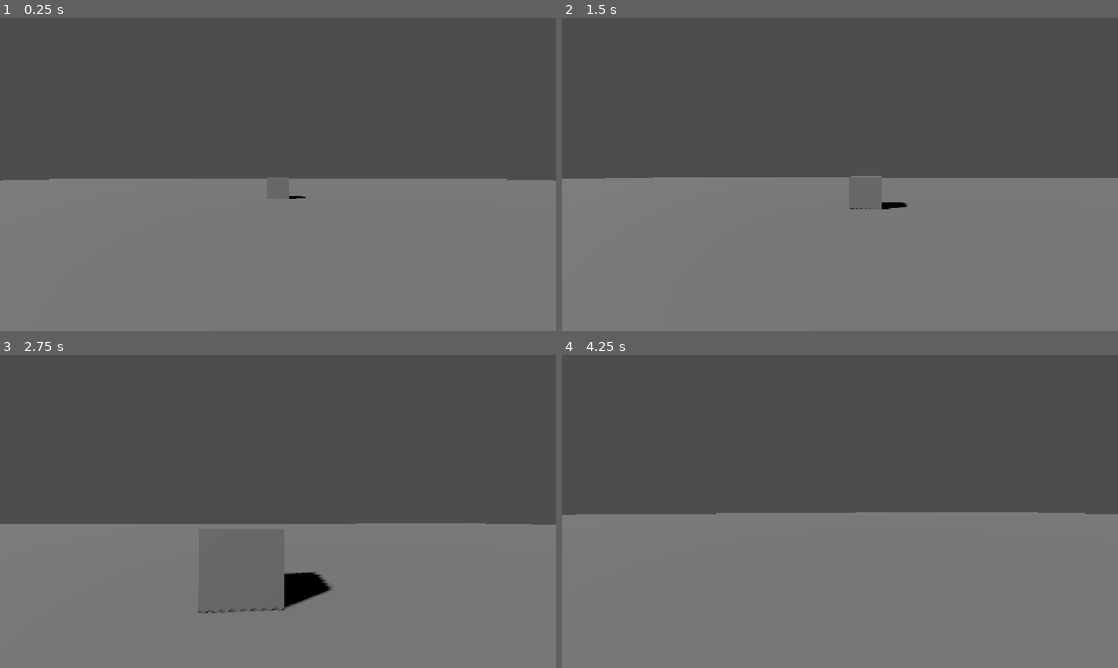
Above: before the commit, frames 1-4 (two rows, left to right).
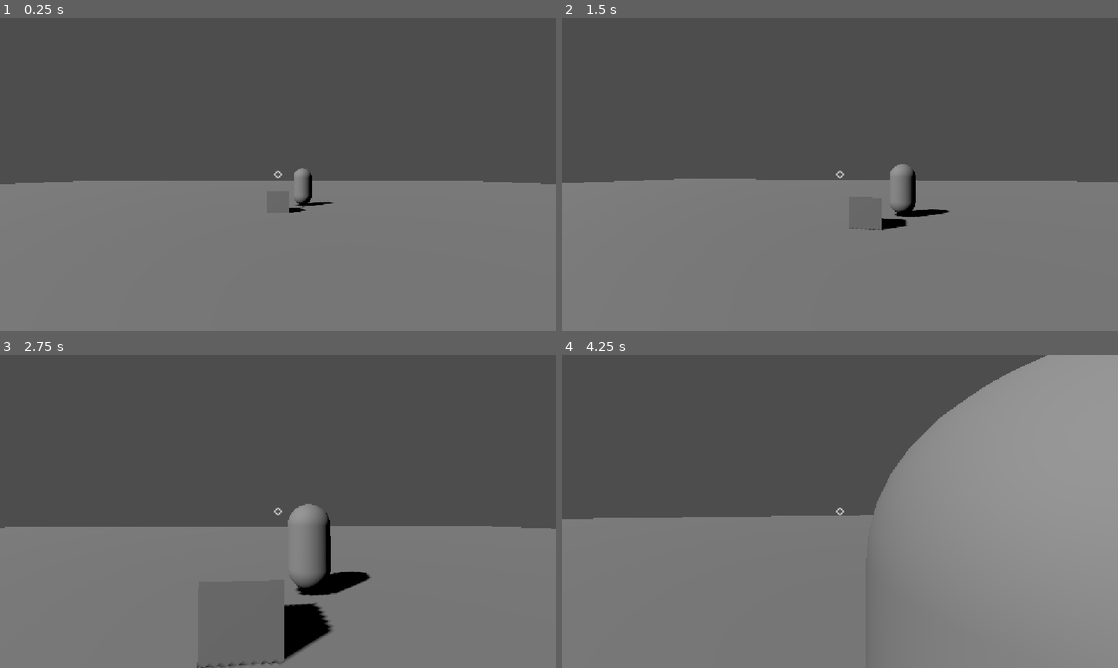
Above: after the commit, the same moments.

Repository: cjratcliff/hellebore
Game: Godot game, scene res://levels/main.tscn
Two runs of this game, one before a commit and one after it. Both use one fixed random seed, a clock stepped at 60 frames per second and the inputs below.
Inputs (mouse positions are in pixels of both pictures, inside the frame that each line leads up to):
- Up to frame 1 (0.25 s): no input
- Up to frame 2 (1.5 s): tap Enter at 0.5 s; move the mouse to (867, 174) at 0.52 s; press the mouse at (867, 174) at 0.53 s; hold W (move_forward) from 0.53 s (still down); move the mouse to (812, 174) at 1.27 s; release the mouse at (812, 174) at 1.28 s; click (812, 174) at 1.35 s
- Up to frame 3 (2.75 s): keep holding W (move_forward); move the mouse to (289, 505) at 2.02 s; press the mouse at (289, 505) at 2.03 s
- Up to frame 4 (4.25 s): keep holding W (move_forward); move the mouse to (834, 517) at 2.77 s; release the mouse at (834, 517) at 2.78 s; click (834, 517) at 2.85 s; move the mouse to (878, 514) at 3.52 s; press the mouse at (878, 514) at 3.53 s

The runs differ from the first frame. In frame 1, 1.1% of the frame differs, in the area x 0-100%, y 48-63%; in frame 2, 1.6%; in frame 3, 3.7%; in frame 4, 19%, in the area x 0-100%, y 0-69%.

Commit message:
shoot

Diff:
--- /dev/null
+++ b/hellebore/actors/mobs/mob.gd
@@ -0,0 +1,7 @@
+extends CharacterBody3D
+
+func take_damage(amount: float):
+	die()
+
+func die():
+	queue_free()
--- /dev/null
+++ b/hellebore/actors/mobs/mob.tscn
@@ -0,0 +1,18 @@
+[gd_scene format=3 uid="uid://bdwub74y0vit1"]
+
+[ext_resource type="Script" uid="uid://bj8kxut0qmfxy" path="res://actors/mobs/mob.gd" id="1_10m25"]
+
+[sub_resource type="CapsuleShape3D" id="CapsuleShape3D_rybk0"]
+
+[sub_resource type="CapsuleMesh" id="CapsuleMesh_rybk0"]
+
+[node name="Mob" type="CharacterBody3D" unique_id=1102018426]
+script = ExtResource("1_10m25")
+
+[node name="CollisionShape3D" type="CollisionShape3D" parent="." unique_id=658500102]
+transform = Transform3D(1, 0, 0, 0, 1, 0, 0, 0, 1, 0, 1.0165948, 0)
+shape = SubResource("CapsuleShape3D_rybk0")
+
+[node name="MeshInstance3D" type="MeshInstance3D" parent="." unique_id=1869741568]
+transform = Transform3D(1, 0, 0, 0, 1, 0, 0, 0, 1, 0, 1.0526714, 0)
+mesh = SubResource("CapsuleMesh_rybk0")
--- a/hellebore/actors/player/player.gd
+++ b/hellebore/actors/player/player.gd
@@ -36,3 +36,25 @@
 			Input.mouse_mode = Input.MOUSE_MODE_VISIBLE
 		else:
 			Input.mouse_mode = Input.MOUSE_MODE_CAPTURED
+
+	if event.is_action_pressed("fire"):
+		fire()
+
+func fire():
+	var space_state: PhysicsDirectSpaceState3D = get_world_3d().direct_space_state
+
+	# Cast from the center of the camera screen
+	var viewport_center := get_viewport().get_visible_rect().size / 2
+	var origin = camera.project_ray_origin(viewport_center)
+	var end = origin + camera.project_ray_normal(viewport_center) * 1000
+
+	var query = PhysicsRayQueryParameters3D.create(origin, end)
+	var result = space_state.intersect_ray(query)
+
+	if result:
+		var hit_object = result.collider
+		print("Hit: ", hit_object.name)
+
+		# Example: Deal damage if the target has a take_damage method
+		if hit_object.has_method("take_damage"):
+			hit_object.take_damage(1)
--- a/hellebore/actors/player/player.tscn
+++ b/hellebore/actors/player/player.tscn
@@ -6,4 +6,4 @@
 script = ExtResource("1_nvxhs")
 
 [node name="Camera3D" type="Camera3D" parent="." unique_id=1987355446]
-transform = Transform3D(1, 0, 0, 0, 1, 0, 0, 0, 1, 0, 1.0926452, 0)
+transform = Transform3D(1, 0, 0, 0, 1, 0, 0, 0, 1, 0, 1.711199, 0)
--- a/hellebore/levels/main.tscn
+++ b/hellebore/levels/main.tscn
@@ -1,6 +1,8 @@
 [gd_scene format=3 uid="uid://qqlvl0rd6yr2"]
 
 [ext_resource type="PackedScene" uid="uid://d4adphfqgeb4w" path="res://actors/player/player.tscn" id="1_2262g"]
+[ext_resource type="PackedScene" uid="uid://bivg44rdf550e" path="res://ui/hud.tscn" id="1_l8qe7"]
+[ext_resource type="PackedScene" uid="uid://bdwub74y0vit1" path="res://actors/mobs/mob.tscn" id="2_wdj6m"]
 
 [sub_resource type="BoxMesh" id="BoxMesh_rybk0"]
 
@@ -8,6 +10,8 @@
 size = Vector2(100, 100)
 
 [node name="Node3D" type="Node3D" unique_id=2018712568]
+
+[node name="Hud" parent="." unique_id=1331191350 instance=ExtResource("1_l8qe7")]
 
 [node name="Player" parent="." unique_id=1873314653 instance=ExtResource("1_2262g")]
 
@@ -21,3 +25,6 @@
 
 [node name="Floor" type="MeshInstance3D" parent="." unique_id=465893429]
 mesh = SubResource("PlaneMesh_rybk0")
+
+[node name="Mob" parent="." unique_id=1102018426 instance=ExtResource("2_wdj6m")]
+transform = Transform3D(1, 0, 0, 0, 1, 0, 0, 0, 1, 1.3659232, 0, -11.309397)
--- a/hellebore/project.godot
+++ b/hellebore/project.godot
@@ -47,6 +47,11 @@
 "events": [Object(InputEventKey,"resource_local_to_scene":false,"resource_name":"","device":-1,"window_id":0,"alt_press …(195 unchanged characters)…
 ]
 }
+fire={
+"deadzone": 0.2,
+"events": [Object(InputEventMouseButton,"resource_local_to_scene":false,"resource_name":"","device":-1,"window_id":0,"alt_pressed":false,"shift_pressed":false,"ctrl_pressed":false,"meta_pressed":false,"button_mask":1,"position":Vector2(231, 17),"global_position":Vector2(240, 65),"factor":1.0,"button_index":1,"canceled":false,"pressed":true,"double_click":false,"script":null)
+]
+}
 
 [physics]
 
--- /dev/null
+++ b/hellebore/ui/hud.tscn
@@ -0,0 +1,19 @@
+[gd_scene format=3 uid="uid://bivg44rdf550e"]
+
+[ext_resource type="Texture2D" uid="uid://d1pyxioe47dd3" path="res://crosshair.png" id="1_rbyyf"]
+
+[node name="Hud" type="CanvasLayer" unique_id=1331191350]
+
+[node name="Crosshair" type="TextureRect" parent="." unique_id=138396213]
+anchors_preset = 8
+anchor_left = 0.5
+anchor_top = 0.5
+anchor_right = 0.5
+anchor_bottom = 0.5
+offset_left = -20.0
+offset_top = -20.0
+offset_right = 20.0
+offset_bottom = 20.0
+grow_horizontal = 2
+grow_vertical = 2
+texture = ExtResource("1_rbyyf")
Not shown, added: hellebore/actors/mobs/mob.gd.uid
Binary file added: hellebore/crosshair.png
Not shown, added: hellebore/crosshair.png.import
